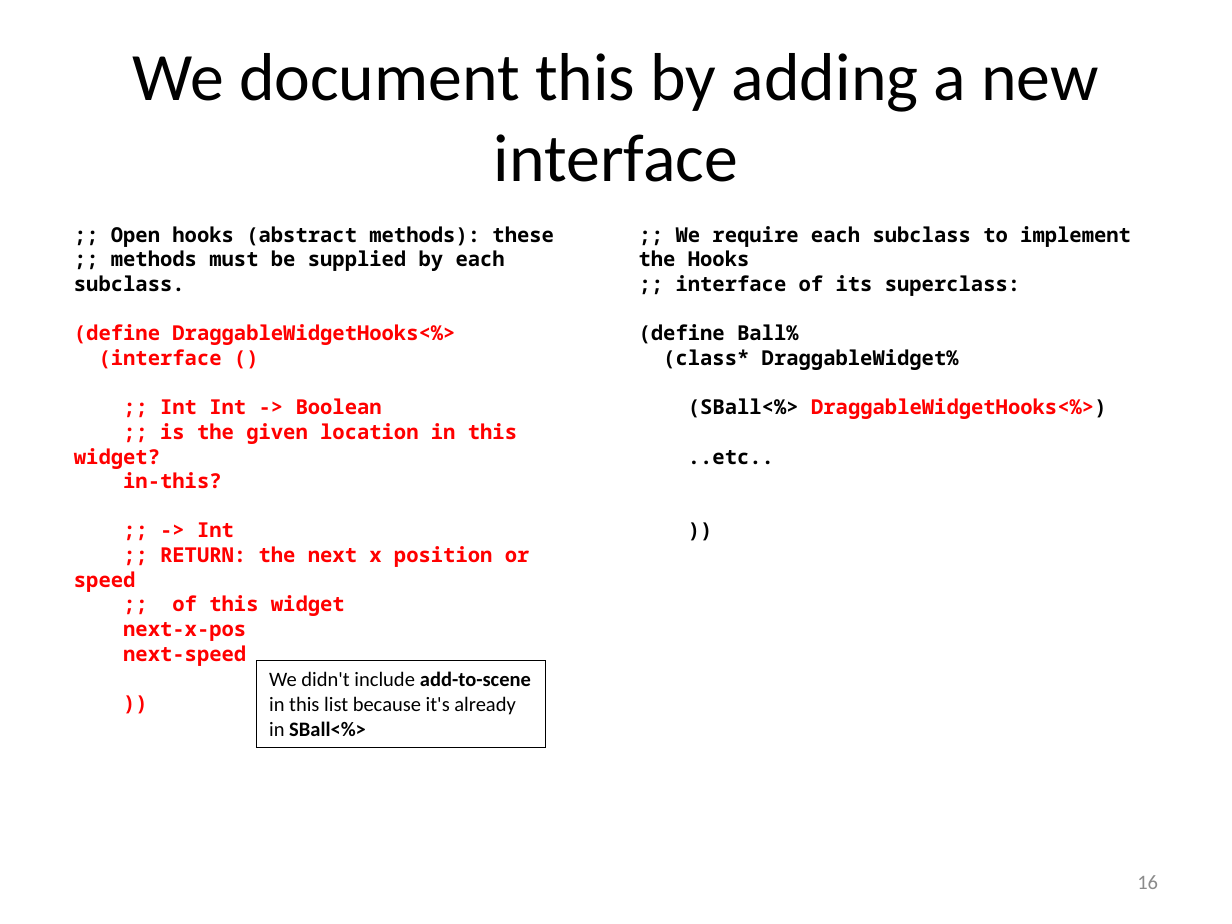
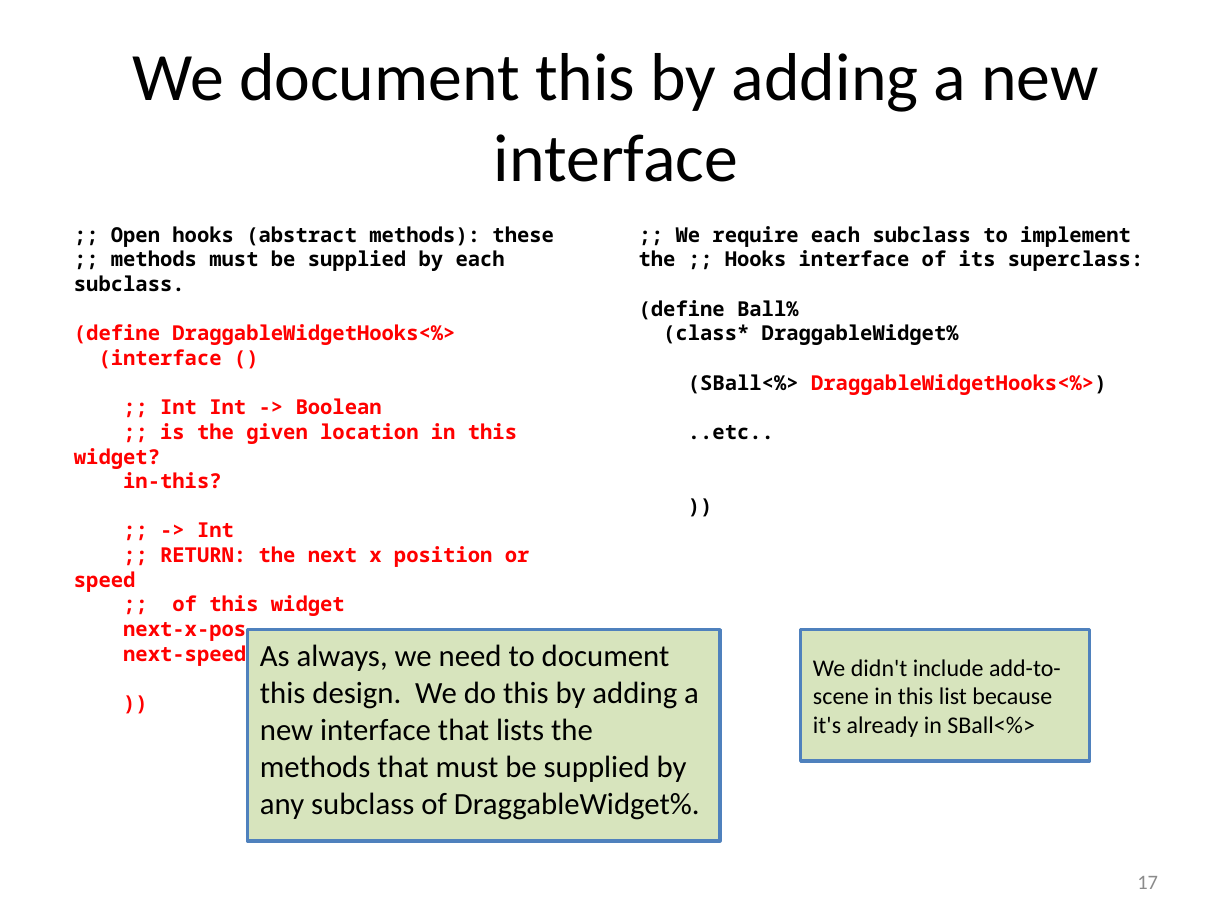
Before and after one commit to mwand/cs5010f16, a slide deck: slide 17 of Slides/Lesson 11.2 Using Inheritance to Share Implementations.pptx (slide 16 before the commit). Drawn at 1232x924 pixels with LibreOffice and Linux fonts; fonts in the diff are those of the drawing. Boxes give left, top, right and bottom in pixels: in the first picture for what was removed or moved away, otherwise in the second. Text is boxed around its words. In the diff, an @@ line names an element or a change of style, - is before the commit and + after.

```diff
--- a/Slides/Lesson 11.2 Using Inheritance to Share Implementations.pptx
+++ b/Slides/Lesson 11.2 Using Inheritance to Share Implementations.pptx
@@ text at bbox=[639, 226, 1143, 271]: text changed @@
-;; We require each subclass to implement the Hooks
-;; interface of its superclass:
+;; We require each subclass to implement the ;; Hooks interface of its superclass:
@@ rectangle added at bbox=[248, 630, 719, 840], fill #D7E4BD, outline #4F81BD 2 pt, 18 pt, text #000000 @@
+As always, we need to document this design. We do this by adding a new interface that lists the methods that must be supplied by any subclass of DraggableWidget%.
@@ rectangle "We didn't include add-to-scene in ...": place and size @@
-rectangle "We didn't include add-to-scene in ..." at bbox=[257, 660, 547, 748]
+rectangle "We didn't include add-to-scene in ..." at bbox=[801, 630, 1090, 760]
@@ rectangle "We didn't include add-to-scene in ..." at bbox=[801, 630, 1090, 760]: size 12 to 14 pt; bold off in "add-to-scene SBall<%>"; vertical alignment top to middle; fill none to #D7E4BD; outline #000000 0.75 pt to #4F81BD 2 pt @@
@@ page number at bbox=[1137, 876, 1158, 889]: text changed @@
-16
+17
```
Also in this commit, not shown: 8 other slides changed, 1 slide added, 4 other files.
